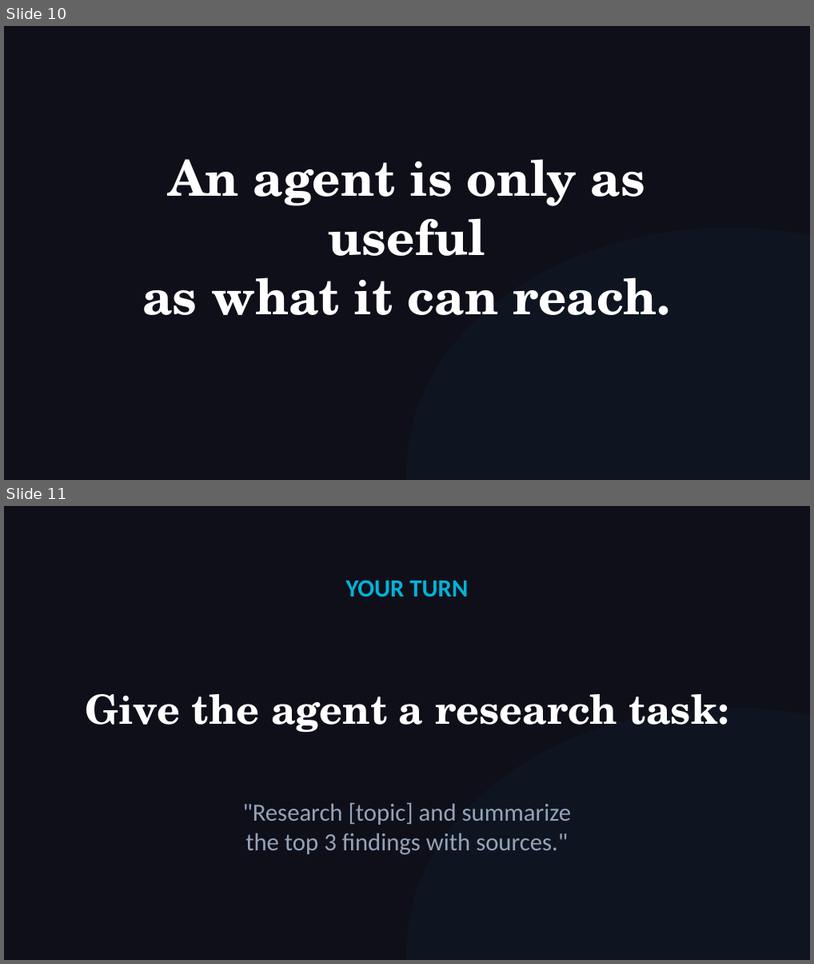
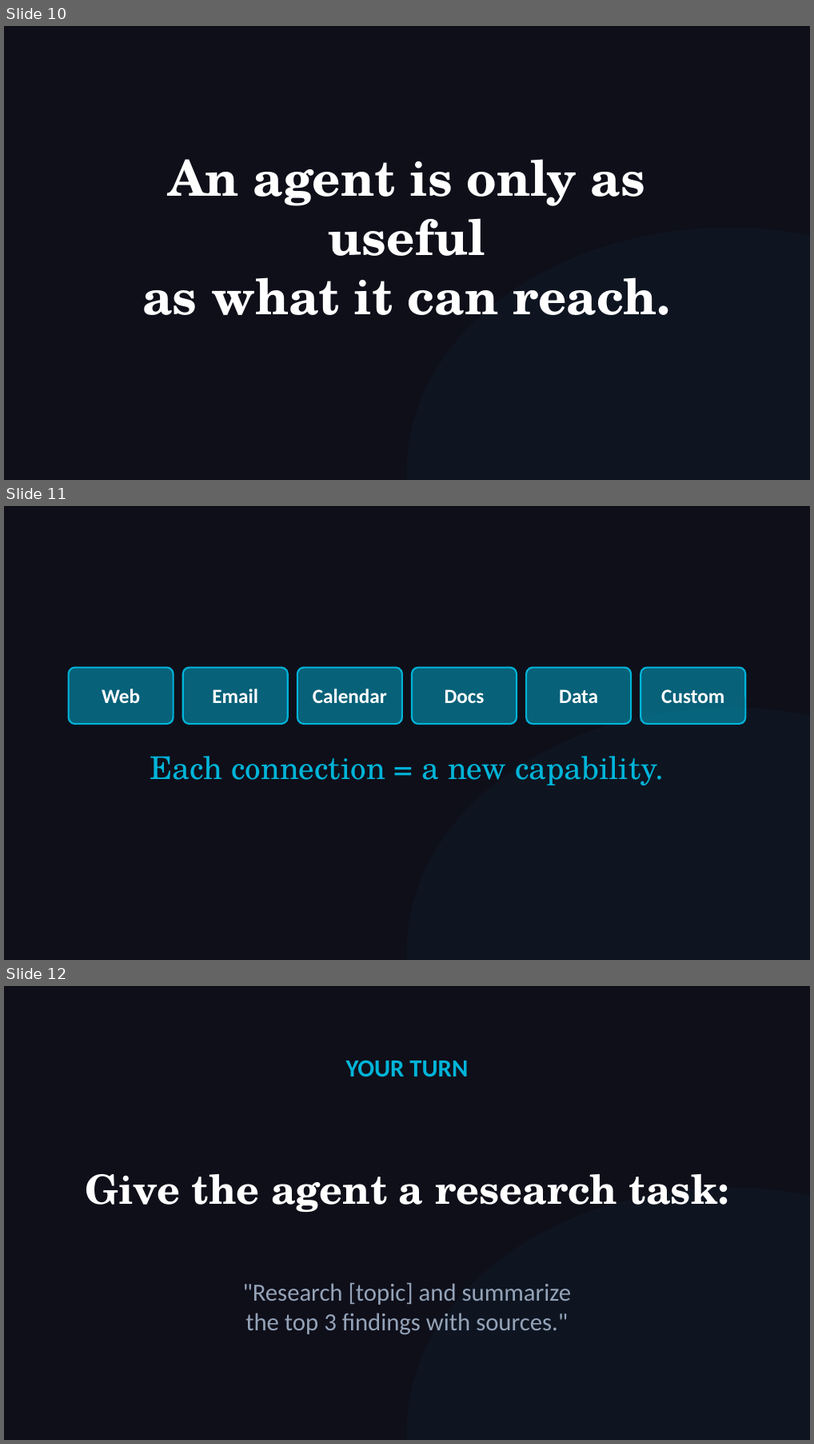
Before and after one commit to michaelengland/ai-best-practices, a slide deck: decks/workshop-operator/workshop-operator.pptx. Shown one above the other, each under a label of ours: slides 10 and 11 before the commit, slides 10, 11 and 12 after it. The pictures are 814x964 and 814x1444 pixels, drawn with LibreOffice and Linux fonts; fonts in the diff are those of the drawing. Boxes give left, top, right and bottom in pixels: in the first picture for what was removed or moved away, otherwise in the second. Text is boxed around its words. In the diff, an @@ line names an element or a change of style, - is before the commit and + after.

```diff
--- a/decks/workshop-operator/workshop-operator.pptx
+++ b/decks/workshop-operator/workshop-operator.pptx
@@ slide 11 added at bbox=[4, 506, 810, 960], background #0F0F1A @@
@@ rounded rectangle added at bbox=[69, 668, 174, 724], fill #00B4D8 at 50% opacity, outline #00B4D8 1.5 pt @@
@@ rounded rectangle added at bbox=[183, 668, 288, 724], fill #00B4D8 at 50% opacity, outline #00B4D8 1.5 pt @@
@@ rounded rectangle added at bbox=[298, 668, 402, 724], fill #00B4D8 at 50% opacity, outline #00B4D8 1.5 pt @@
@@ rounded rectangle added at bbox=[412, 668, 517, 724], fill #00B4D8 at 50% opacity, outline #00B4D8 1.5 pt @@
@@ rounded rectangle added at bbox=[526, 668, 631, 724], fill #00B4D8 at 50% opacity, outline #00B4D8 1.5 pt @@
@@ rounded rectangle added at bbox=[641, 668, 746, 724], fill #00B4D8 at 50% opacity, outline #00B4D8 1.5 pt @@
@@ text added at bbox=[102, 688, 140, 704], 18 pt, text #FFFFFF, bold @@
+Web
@@ text added at bbox=[212, 688, 258, 703], 18 pt, text #FFFFFF, bold @@
+Email
@@ text added at bbox=[313, 688, 387, 704], 18 pt, text #FFFFFF, bold @@
+Calendar
@@ text added at bbox=[445, 689, 485, 703], 18 pt, text #FFFFFF, bold @@
+Docs
@@ text added at bbox=[559, 689, 598, 703], 18 pt, text #FFFFFF, bold @@
+Data
@@ text added at bbox=[662, 689, 725, 703], 18 pt, text #FFFFFF, bold @@
+Custom
@@ ellipse added at bbox=[407, 708, 810, 960], fill #00B4D8 at 4% opacity @@
@@ text added at bbox=[150, 756, 664, 785], 28 pt, text #00B4D8 @@
+Each connection = a new capability.
@@ what was slide 11 is now slide 12 @@
```
Also in this commit, not shown: 6 other files.
